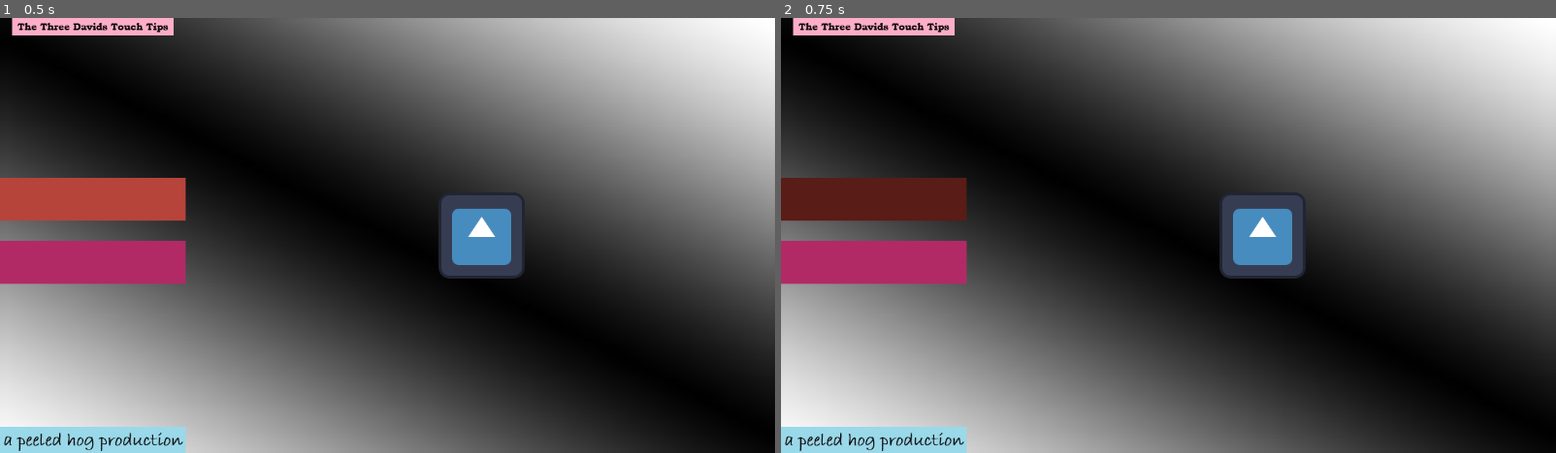
Above: before the commit, frames 1-2 (left to right).
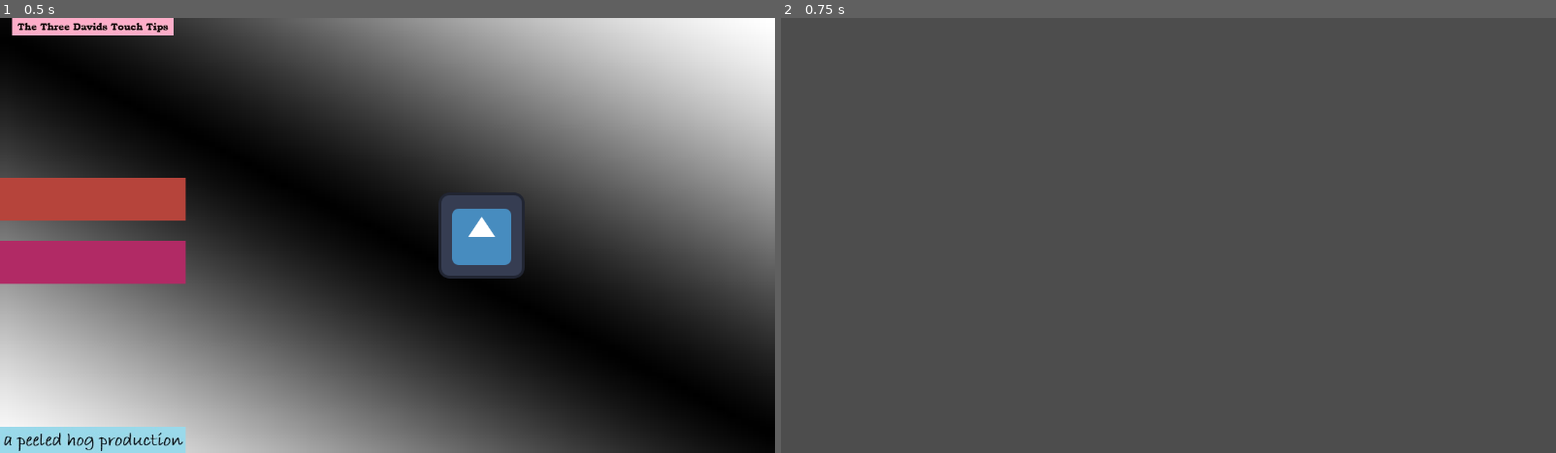
Above: after the commit, the same moments.

Repository: boner-cmd/effective-octo-pancake
Game: Godot game, scene res://Scenes/TitleScreen.tscn
Two runs of this game, one before a commit and one after it. Both use one fixed random seed, a clock stepped at 60 frames per second and the inputs below. The engine's default icon, where the game draws it, is replaced by a stand-in: a white triangle on a blue panel in a dark square.
Inputs (mouse positions are in pixels of both pictures, inside the frame that each line leads up to):
- Up to frame 1 (0.5 s): no input
- Up to frame 2 (0.75 s): click (874, 200) at 0.5 s

Frame 1 is identical in both runs. In frame 2, 80% of the frame differs, in the area x 0-100%, y 0-100%.

Commit message:
wired signals for buttons to quit on quit and to change to the main game scene on new game

Diff:
--- a/Scenes/TitleScreen.tscn
+++ b/Scenes/TitleScreen.tscn
@@ -2,6 +2,7 @@
 
 [ext_resource type="Texture2D" uid="uid://t5rp68bjhf23" path="res://Placeholder Assets (UI)/testtitle.jpg" id="1_1xr1c"]
 [ext_resource type="Texture2D" uid="uid://167246o6ridi" path="res://icon.svg" id="1_fnlyl"]
+[ext_resource type="Script" uid="uid://buubpdem5wqyi" path="res://Scenes/title_screen.gd" id="1_n15yj"]
 [ext_resource type="Texture2D" uid="uid://c3ohnr63kdikx" path="res://Placeholder Assets (UI)/testsig.jpg" id="3_tu0on"]
 
 [sub_resource type="Gradient" id="Gradient_2k3je"]
@@ -64,6 +65,7 @@
 grow_vertical = 2
 size_flags_horizontal = 3
 size_flags_vertical = 3
+script = ExtResource("1_n15yj")
 
 [node name="Background" type="TextureRect" parent="." unique_id=1201064109]
 layout_mode = 2
@@ -118,3 +120,6 @@
 [node name="GameLogo" type="TextureRect" parent="ColumnLayout/RightColumn" unique_id=1145879336]
 layout_mode = 2
 texture = ExtResource("1_fnlyl")
+
+[connection signal="pressed" from="ColumnLayout/MarginContainer/LeftColumn/MenuOptions/NewGameButton" to="." method="_on_new_game_button_pressed"]
+[connection signal="pressed" from="ColumnLayout/MarginContainer/LeftColumn/MenuOptions/QuitButton" to="." method="_on_quit_button_pressed"]
--- /dev/null
+++ b/Scenes/title_screen.gd
@@ -0,0 +1,20 @@
+extends MarginContainer
+
+
+# Called when the node enters the scene tree for the first time.
+func _ready() -> void:
+	pass # Replace with function body.
+
+
+# Called every frame. 'delta' is the elapsed time since the previous frame.
+func _process(delta: float) -> void:
+	pass
+
+
+func _on_new_game_button_pressed() -> void:
+	get_tree().change_scene_to_file('res://Scenes/test_node.tscn')
+
+
+func _on_quit_button_pressed() -> void:
+	get_tree().root.propagate_notification(NOTIFICATION_WM_CLOSE_REQUEST)
+	get_tree().quit()
Not shown, added: Scenes/title_screen.gd.uid
